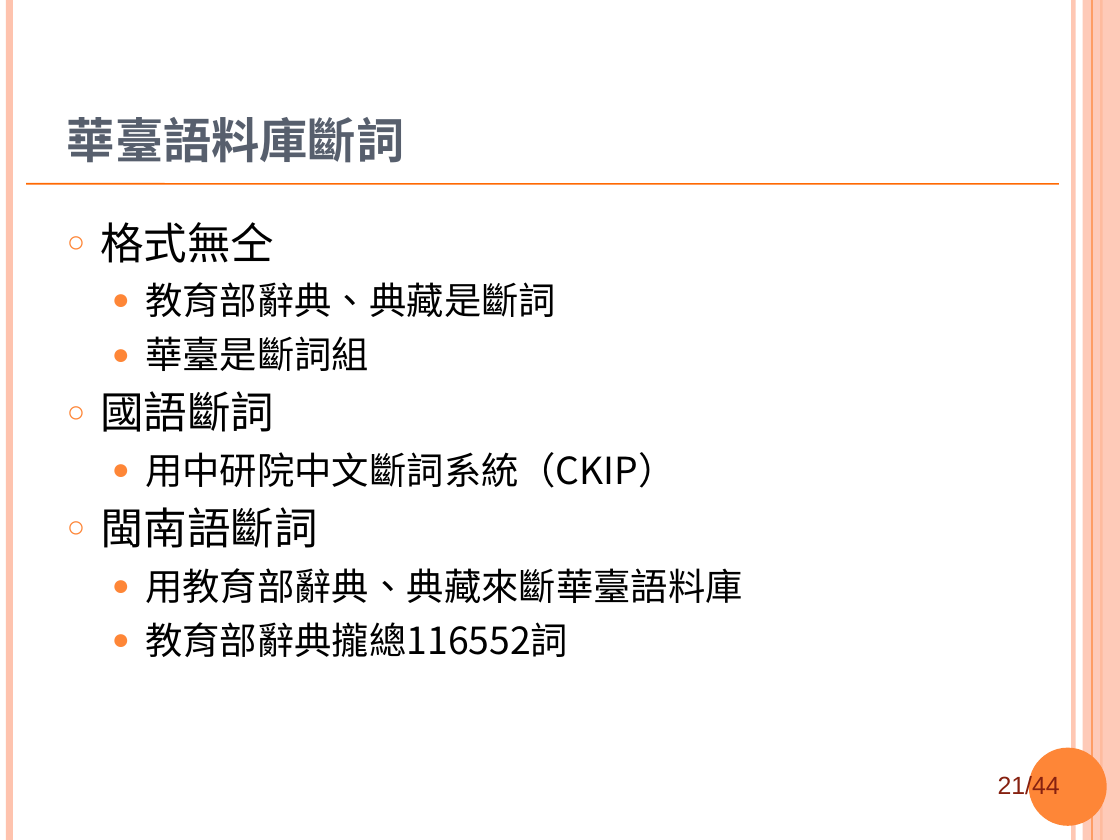
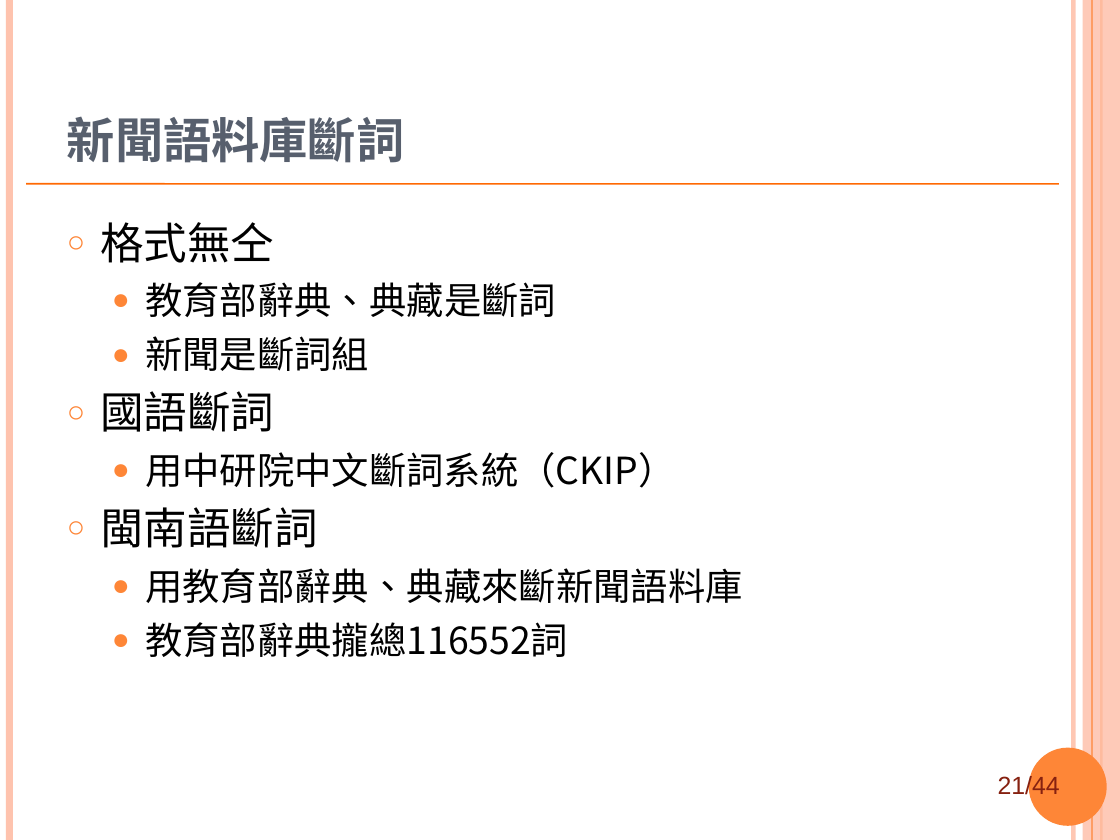
Before and after one commit to sih4sing5hong5/po3-ko3_tau5-iann2-phinn3, a slide deck: slide 21 of 翻譯報告.ppt. Drawn at 1120x840 pixels with LibreOffice and Linux fonts; fonts in the diff are those of the drawing; background and template pictures are left out. Boxes give left, top, right and bottom in pixels: in the first picture for what was removed or moved away, otherwise in the second. Text is boxed around its words. In the diff, an @@ line names an element or a change of style, - is before the commit and + after.

```diff
--- a/翻譯報告.ppt
+++ b/翻譯報告.ppt
@@ title at box(67, 116, 404, 163): text changed @@
-華臺語料庫斷詞
+新聞語料庫斷詞
@@ text at box(145, 336, 369, 371): text changed @@
-  ● 華臺是斷詞組
+  ● 新聞是斷詞組
@@ text at box(145, 568, 742, 603): text changed @@
-  ● 用教育部辭典、典藏來斷華臺語料庫
+  ● 用教育部辭典、典藏來斷新聞語料庫
```
Also in this commit, not shown: 15 other slides changed.
